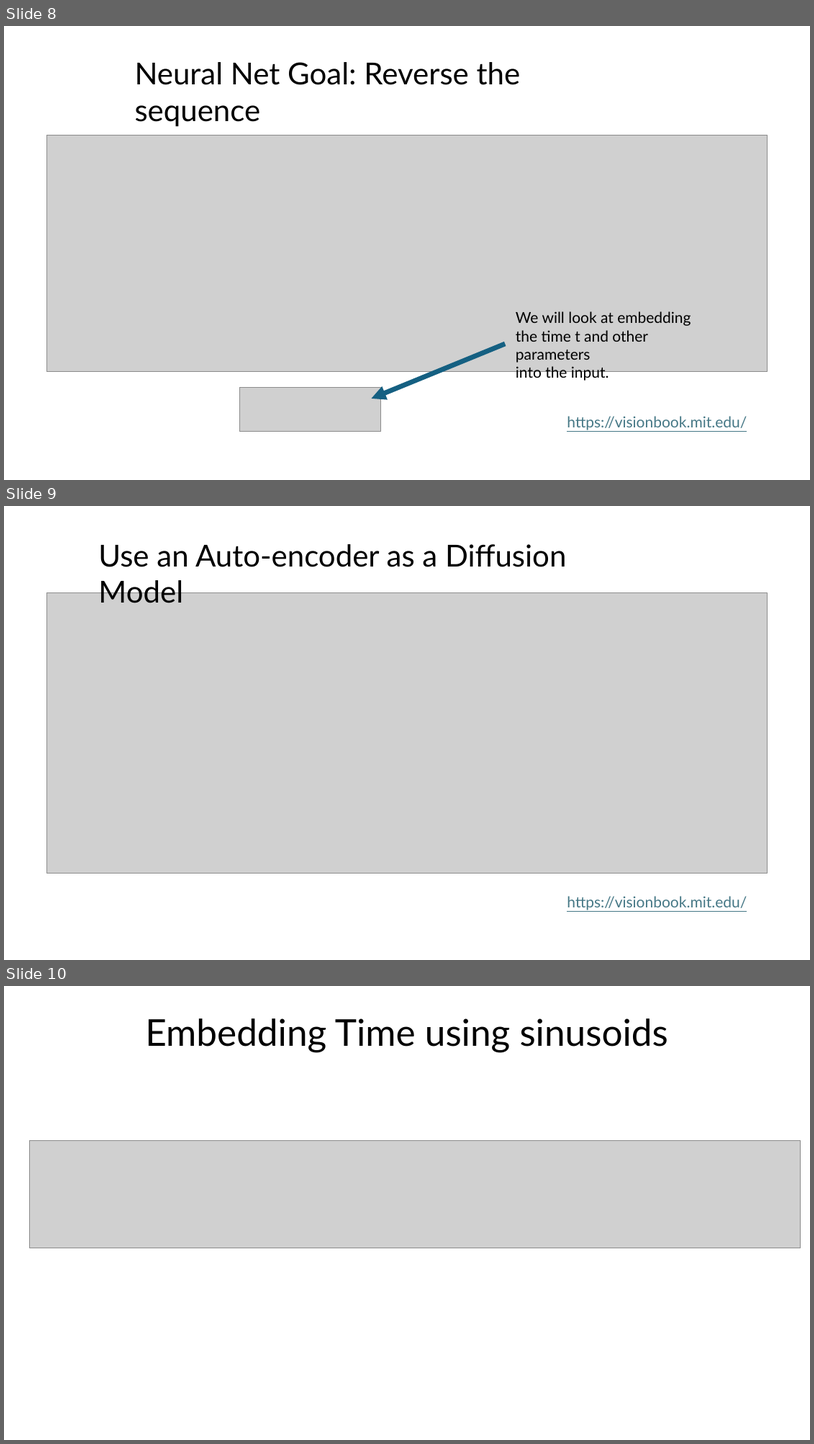
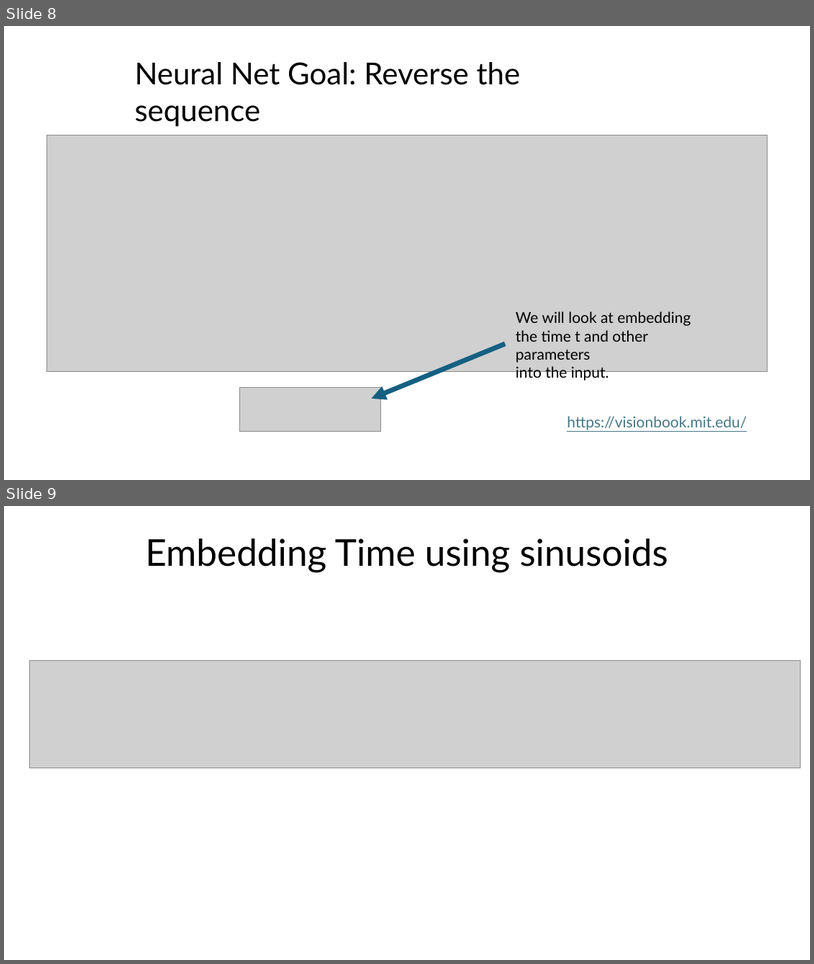
Before and after one commit to pattichis/MLSP2026, a slide deck: AI4All-autoencoders-diffusion-video.pptx. Shown one above the other, each under a label of ours: slides 8, 9 and 10 before the commit, slides 8 and 9 after it. The pictures are 814x1444 and 814x964 pixels, drawn with LibreOffice and Linux fonts; fonts in the diff are those of the drawing; grey boxes stand for pictures. Boxes give left, top, right and bottom in pixels: in the first picture for what was removed or moved away, otherwise in the second. Text is boxed around its words. In the diff, an @@ line names an element or a change of style, - is before the commit and + after.

```diff
--- a/AI4All-autoencoders-diffusion-video.pptx
+++ b/AI4All-autoencoders-diffusion-video.pptx
@@ slide 9 removed at box(4, 506, 810, 960), background #FFFFFF @@
@@ text removed at box(98, 544, 566, 603) @@
-Use an Auto-encoder as a Diffusion Model
@@ picture removed at box(46, 593, 768, 872) @@
@@ text removed at box(567, 896, 747, 910) @@
-https://visionbook.mit.edu/
@@ what was slide 10 is now slide 9 @@
```
Also in this commit, not shown: 1 other file.
